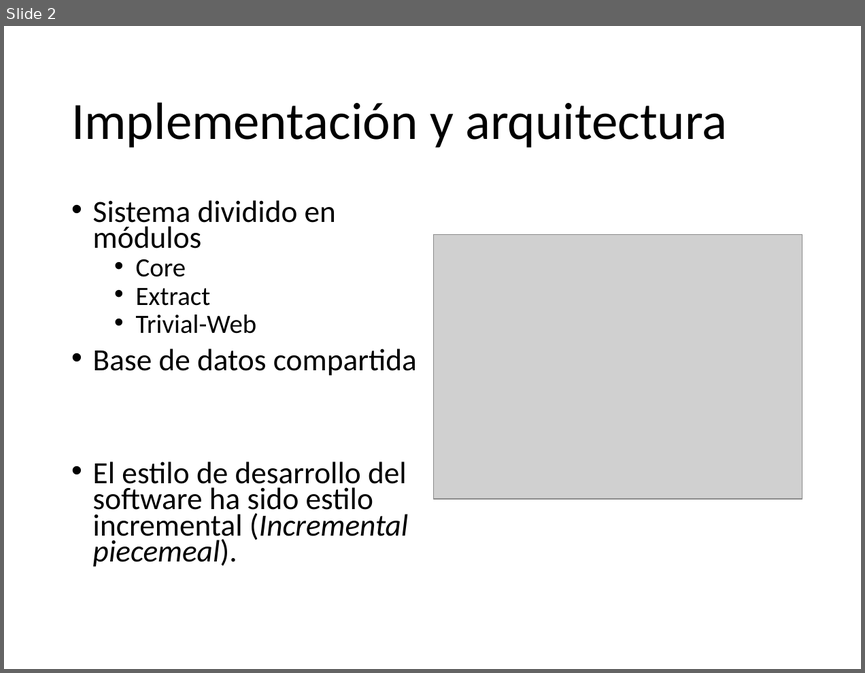
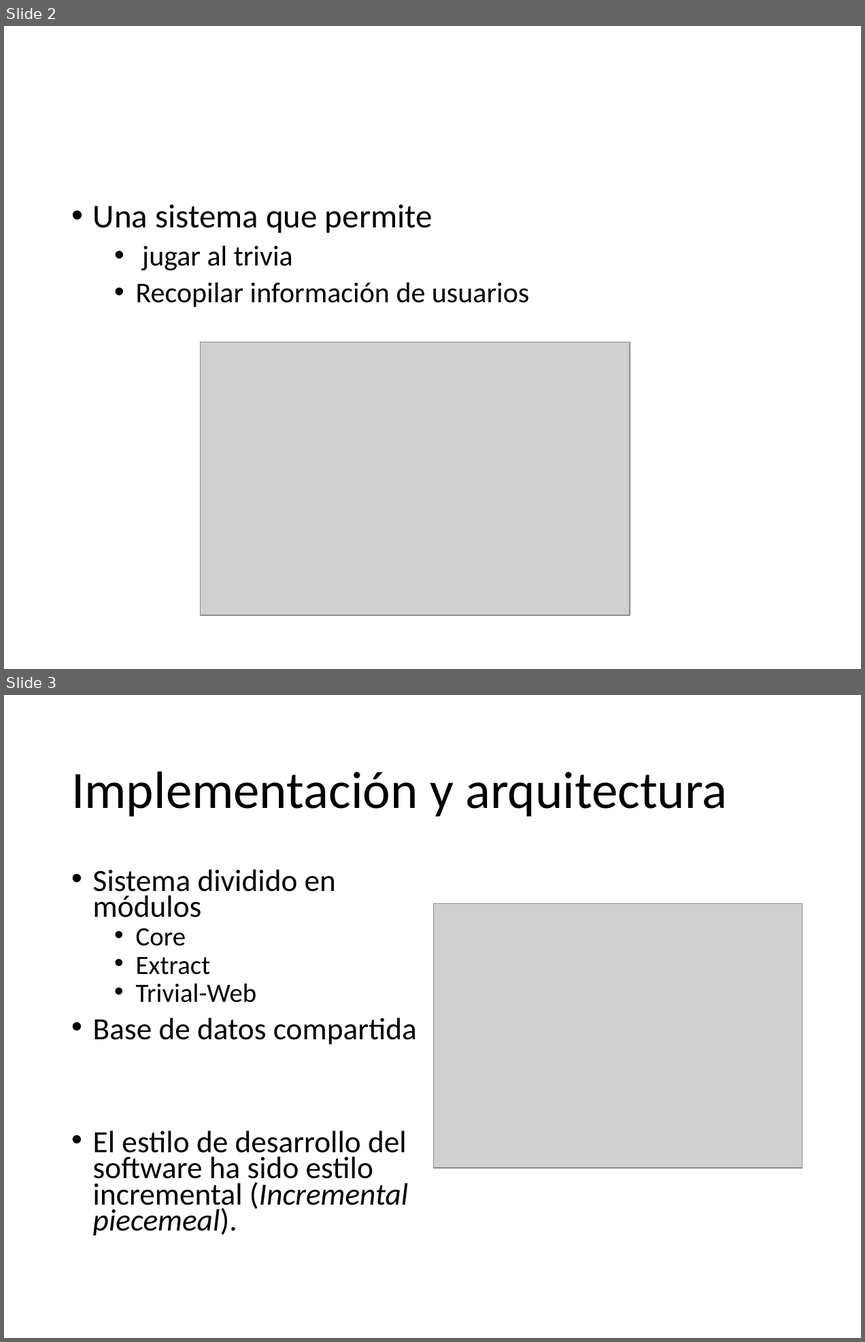
Before and after one commit to Arquisoft/Trivial4a, a slide deck: DOCUMENTACION/Documentación_entrega_final/Arquitectura del Software.pptx. Shown one above the other, each under a label of ours: slide 2 before the commit, slides 2 and 3 after it. The pictures are 865x673 and 865x1342 pixels, drawn with LibreOffice and Linux fonts; fonts in the diff are those of the drawing; grey boxes stand for pictures. Boxes give left, top, right and bottom in pixels: in the first picture for what was removed or moved away, otherwise in the second. Text is boxed around its words. In the diff, an @@ line names an element or a change of style, - is before the commit and + after.

```diff
--- a/DOCUMENTACION/Documentación_entrega_final/Arquitectura del Software.pptx
+++ b/DOCUMENTACION/Documentación_entrega_final/Arquitectura del Software.pptx
@@ slide 2 added at [4,26,861,669], background #FFFFFF @@
@@ text added at [93,204,529,307], 24 pt, text #000000 @@
+• Una sistema que permite
+  • jugar al trivia
+  • Recopilar información de usuarios
@@ picture added at [201,342,630,616] @@
@@ what was slide 2 is now slide 3 @@
```
Also in this commit, not shown: 2 slides changed.
